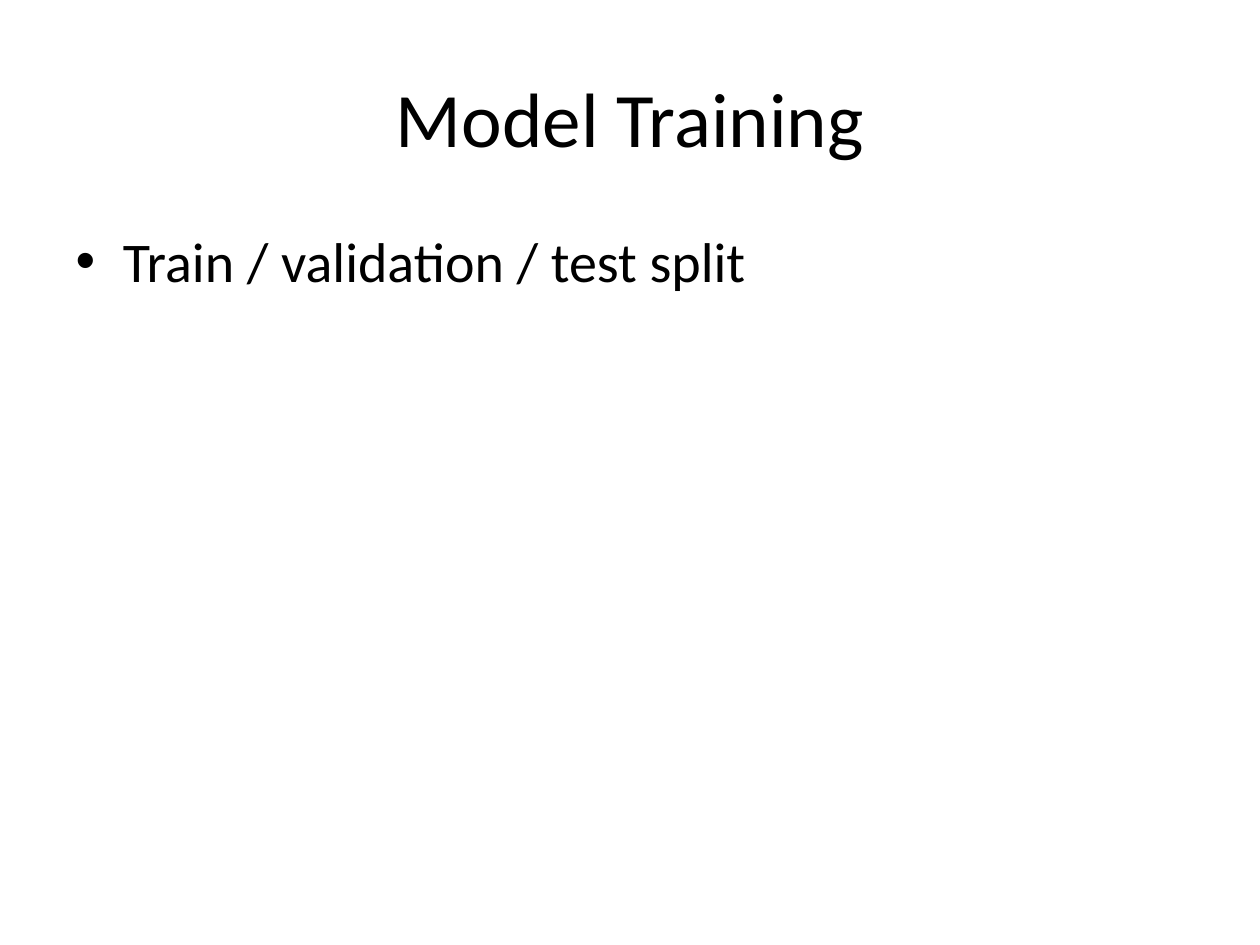
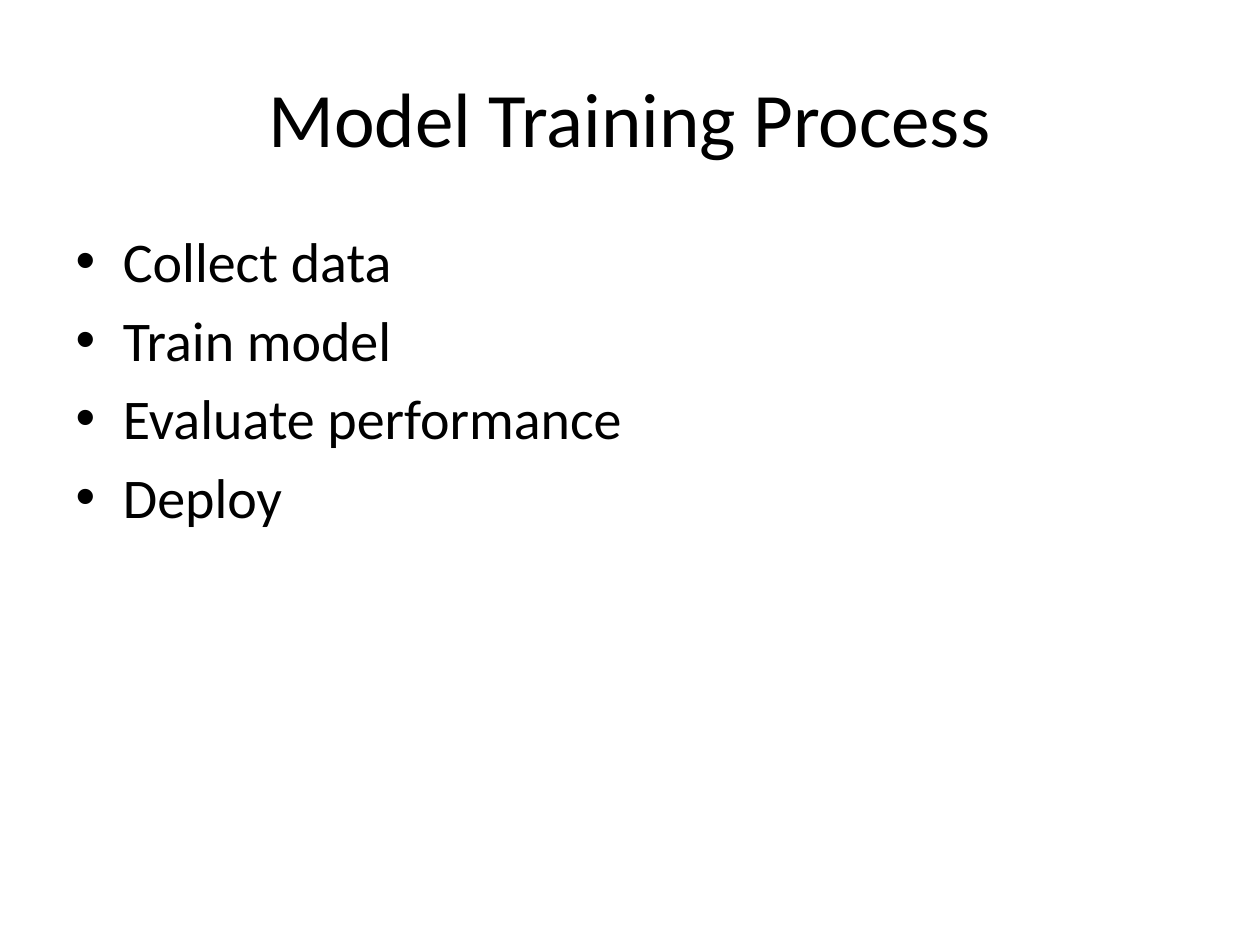
Before and after one commit to mohammadarmaankhan1-boop/my_project, a slide deck: slide 8 of ml_fundamentals.pptx. Drawn at 1260x945 pixels with LibreOffice and Linux fonts; fonts in the diff are those of the drawing. Boxes give left, top, right and bottom in pixels: in the first picture for what was removed or moved away, otherwise in the second. Text is boxed around its words. In the diff, an @@ line names an element or a change of style, - is before the commit and + after.

```diff
--- a/ml_fundamentals.pptx
+++ b/ml_fundamentals.pptx
@@ title at [269, 93, 990, 161]: text changed @@
-Model Training
+Model Training Process
@@ text at [123, 243, 621, 527]: text changed @@
-• Train / validation / test split
+• Collect data
+• Train model
+• Evaluate performance
+• Deploy
```
Also in this commit, not shown: 7 other slides changed, 2 slides added, 2 slides removed.
